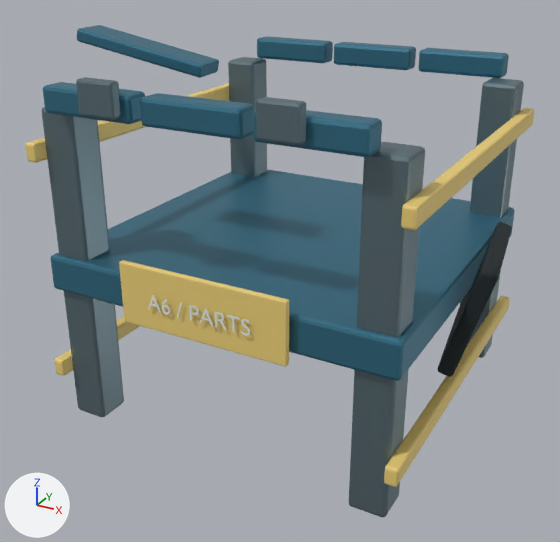
An edit to the glTF model assets/warehouse-props/cargo_crate_d1.glb, drawn before and after from the same camera.
Before and after are seen from a camera (50 mm lens) standing at (1.74, -3.39, 2.32) and looking at (-0.02, -0.19, 0.72). Every picture has the same lights, and +X, +Y and +Z are marked at lower left. The picture after the commit comes second. Where no turn or scale is listed for an object, it has been applied to the vertices.

The scene before the commit, as lines of its bpy script (objects in view):
```python
me_cube_390 = bpy.data.meshes.new('Cube.390')
me_cube_390.from_pydata(...)  # 56 vertices, 108 faces; spans x -0.9..0.9, y -0.9..0.9, z -0.09..0.09
me_cube_390.materials.append(mat_cargo_blue)  # cyan #3c7990
me_cube_393 = bpy.data.meshes.new('Cube.393')
me_cube_393.from_pydata(...)  # 56 vertices, 108 faces; spans x -0.09..0.09, y -0.09..0.09, z -0.8..0.8
me_cube_393.materials.append(mat_structural_frame___blue_steel)  # greyish cyan #6f848b
me_cube_409 = bpy.data.meshes.new('Cube.409')
me_cube_409.from_pydata(...)  # 56 vertices, 108 faces; spans x -0.329..0.329, y -0.127..0.127, z -0.092..0.092
me_cube_409.materials.append(mat_cargo_blue)  # cyan #3c7990
ob_corner_post_006 = bpy.data.objects.new('Corner post.006', me_cube_393)
ob_corner_post_006.location = (0.78, -0.78, 0.8)
ob_crate_shell_001 = bpy.data.objects.new('Crate shell.001', me_cube_390)
ob_crate_shell_001.location = (0.0, 0.0, 0.8)
ob_peeled_lid_corner = bpy.data.objects.new('Peeled lid corner', me_cube_409)
ob_peeled_lid_corner.location = (-0.55, -0.48, 1.82)
# also in view: 'Vertical tie band.005' at (-0.9, 0.0, 1.4); 'Vertical tie band.007' at (0.9, 0.0, 1.4); 'Vertical tie band.004' at (-0.9, 0.0, 0.28); 'Runover dent' at (0.91, 0.15, 0.65); 'Lid slat.009' at (-0.52, 0.9, 1.66)
```
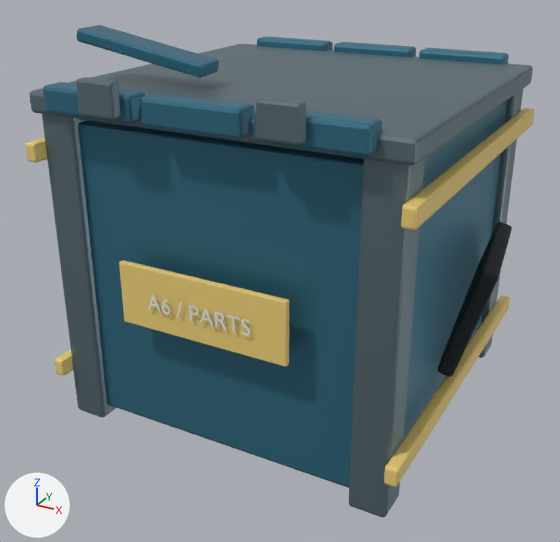
What differs and where, as boxes [x1, y1, x2, y2] in the pictures (560 x 542 px):
'Crate shell.007', added (cyan)
    after: [78, 100, 507, 488]
'Crate shell.001', deleted (cyan)
    before: [50, 169, 515, 381]
'Solid crate lid.007', added
    after: [29, 44, 533, 166]
'Corner post.007', unchanged, covered by the edit
    before: [460, 78, 524, 358]
    after: [479, 89, 523, 358]
'Corner post.005', unchanged, covered by the edit
    before: [228, 57, 267, 177]
'Vertical tie band.005', unchanged, covered by the edit
    before: [26, 83, 229, 163]
    after: [26, 137, 47, 163]

The edits, one by one:
Mesh me_cube_474 is new.
It has 56 vertices, 108 faces and spans x -0.9..0.9, y -0.9..0.9, z -0.05..0.05.
It uses material mat_structural_frame___blue_steel (greyish cyan #6f848b).
Mesh me_cube_473 is new.
It has 56 vertices, 108 faces and spans x -0.83..0.83, y -0.83..0.83, z -0.74..0.74.
It uses material mat_cargo_blue (cyan #3c7990).
Object 'Crate shell.001' (ob_crate_shell_001) is deleted.
Object 'Solid crate lid.007' (ob_solid_crate_lid_007) is new; it shows me_cube_474.
Its location is (0.0, 0.0, 1.625).
Object 'Crate shell.007' (ob_crate_shell_007) is new; it shows me_cube_473.
Its location is (0.0, 0.0, 0.8).
